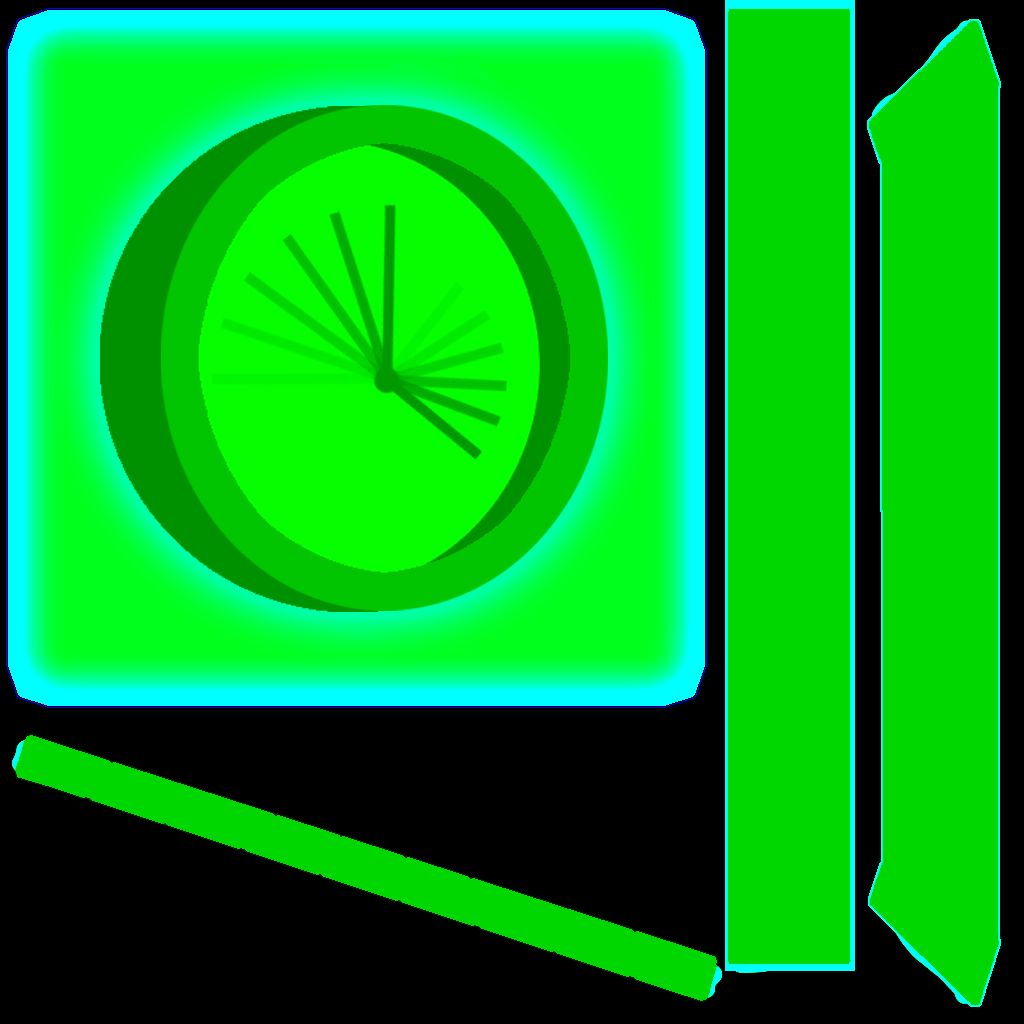
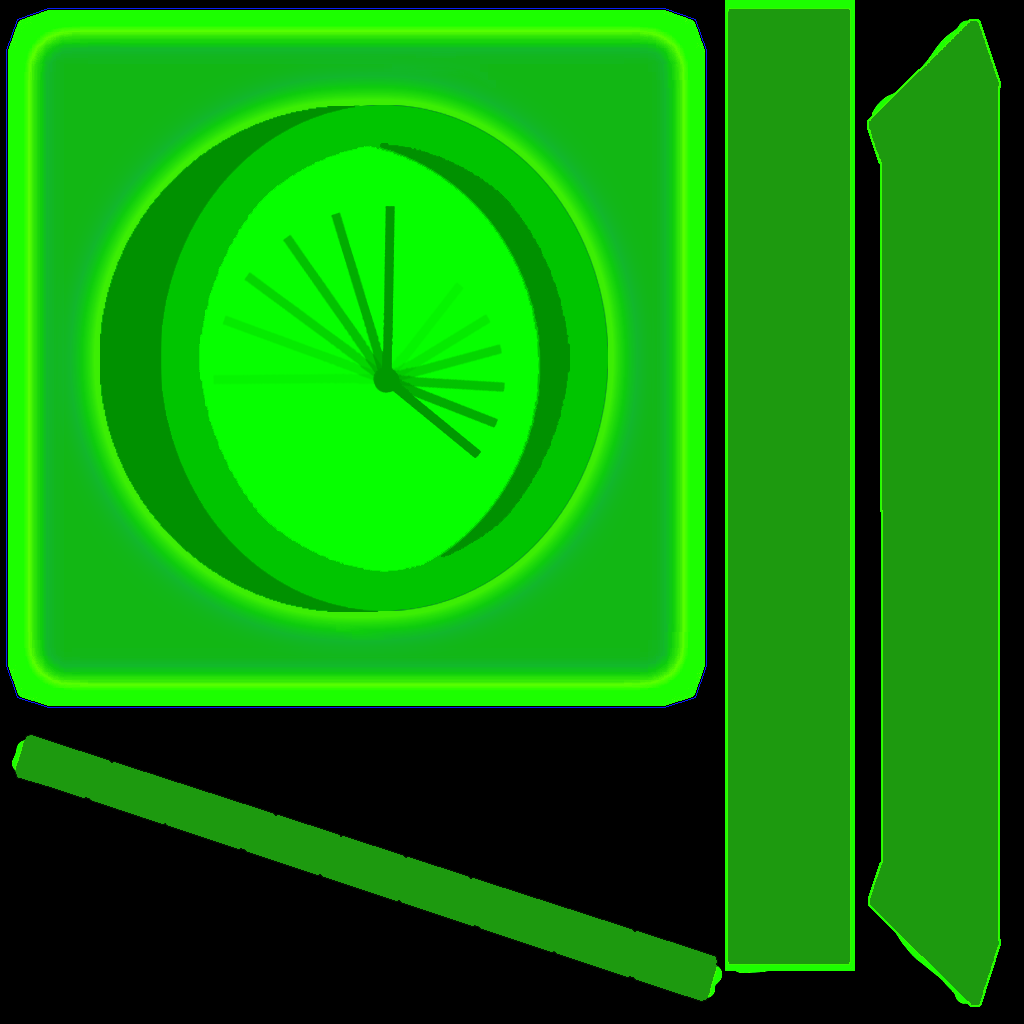
Layers edited between the first and the second 1024×1024 image:
added layer "Layer 4 copy 5" above "Layer 5" over [212, 206, 506, 458]
added layer "Layer 5" above "Layer 3" over [199, 145, 539, 572]
added layer "Layer 3" above "Layer 2" over [100, 105, 608, 612]
added layer "Layer 2" above "Layer 1" over [100, 105, 608, 612]
painted on "Layer 1" over [6, 0, 1001, 1007]
